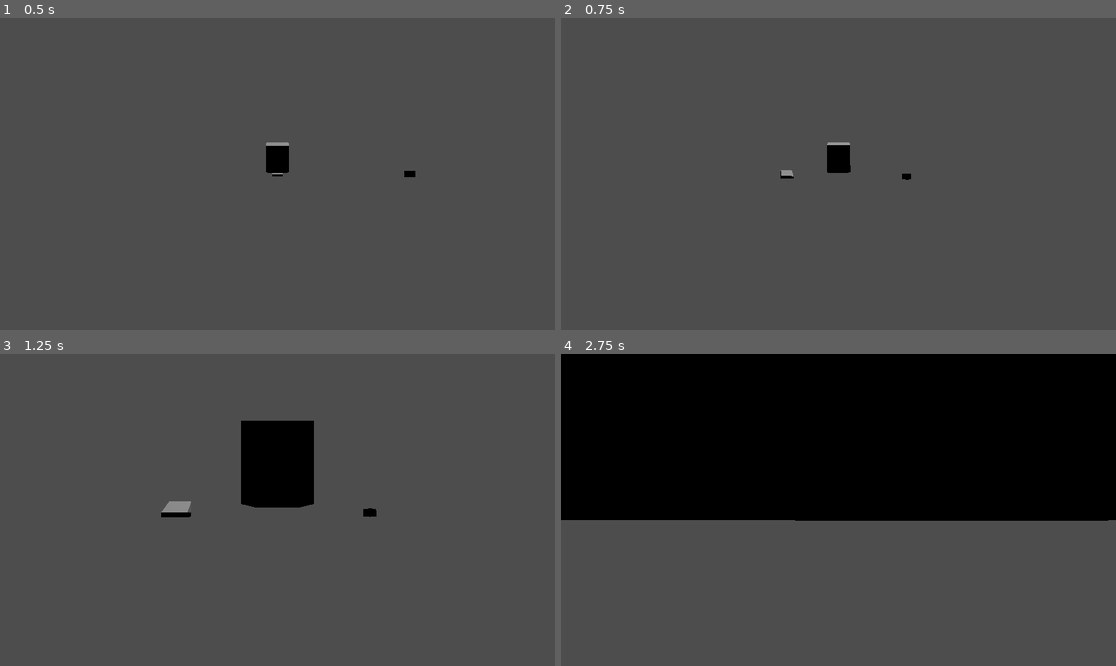
Above: before the commit, frames 1-4 (two rows, left to right).
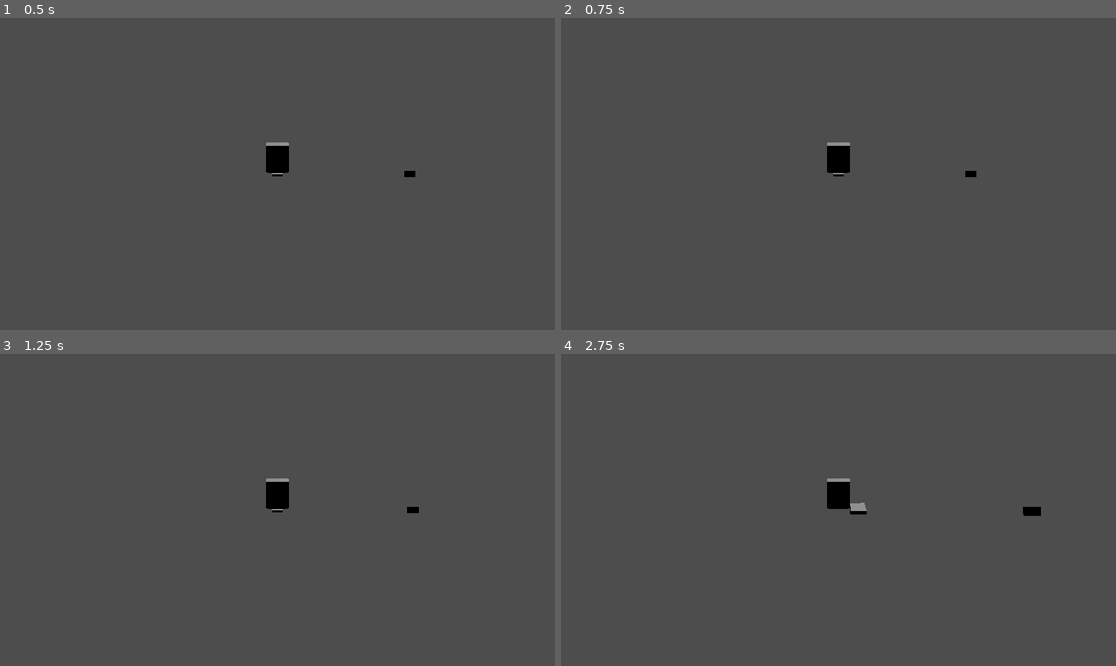
Above: after the commit, the same moments.

Repository: briakitten/TonyDogsProToycar
Game: Godot game, scene res://demo_and_test/initial_car_test.tscn
Two runs of this game, one before a commit and one after it. Both use one fixed random seed, a clock stepped at 60 frames per second and the inputs below. Before the commit the project has no main scene; this scene is started directly in both runs.
Inputs (mouse positions are in pixels of both pictures, inside the frame that each line leads up to):
- Up to frame 1 (0.5 s): no input
- Up to frame 2 (0.75 s): tap Enter at 0.5 s; move the mouse to (866, 174) at 0.52 s; press the mouse at (866, 174) at 0.53 s; hold W (move_forward) from 0.53 s (still down)
- Up to frame 3 (1.25 s): keep holding W (move_forward)
- Up to frame 4 (2.75 s): keep holding W (move_forward); move the mouse to (810, 510) at 1.27 s; release the mouse at (810, 510) at 1.28 s; click (810, 510) at 1.35 s; move the mouse to (849, 503) at 2.02 s; press the mouse at (849, 503) at 2.03 s

Frame 1 is identical in both runs. In frame 2, 0.2% of the frame differs, in the area x 39-75%, y 40-52%; in frame 3, 3.7%; in frame 4, 53%, in the area x 0-100%, y 0-54%.

Commit message:
rework car controller, add weight, brake, decel

Diff:
--- a/car/car.gd
+++ b/car/car.gd
@@ -1,11 +1,13 @@
 extends CharacterBody3D
 
-@export var speed = 10.0
-@export var rotation_speed = 30
-@export_range(0.0, 1.0, .001) var mouse_cam_sensitivity = 0.005
-@export_range(0.0, 1.0, .01) var joystick_cam_sensitivity = 0.1
-@export_range(-90.0, 0.0, 0.1, "radians_as_degrees") var cam_min_vert = -PI/2
-@export_range(0.0, 90.0, 0.1, "radians_as_degrees") var cam_max_vert = PI/4
+@export_range(1.0, 100.0, 0.5) var speed = 10.0
+@export_range(0.0, 100.0, 1) var weight = 81.0
+@export_range(1.0, 100.0, 0.5) var brake = 27.5
+@export_range(1.0, 100.0, 0.5) var decel = 6.5
+@export_range(0.001, 10.0, 0.001) var rotation_speed = 10.0
+@export_range(0.0, 1.0, 0.01) var joystick_cam_sensitivity = 0.01
+@export_range(-90.0, 0.0, 0.1, "radians_as_degrees") var cam_max_vert = -PI/2
+@export_range(0.0, 90.0, 0.1, "radians_as_degrees") var cam_min_vert = PI/4
 
 @onready var cam_arm = %CamSpringArm
 
@@ -16,50 +18,58 @@
     Input.set_mouse_mode(Input.MOUSE_MODE_CAPTURED)
 
 
-func _ready():
-    _capture_mouse()
-
-
-func _update_cam_rotation(event: InputEvent):
-    if !Input.get_mouse_mode() == Input.MOUSE_MODE_CAPTURED: return
-    if event is InputEventMouseMotion:
-        # rotation around Y
-        cam_arm.rotation.y -= event.relative.x * mouse_cam_sensitivity
-        cam_arm.rotation.y = wrapf(cam_arm.rotation.y, 0.0, TAU)
-        # rotation around X
-        cam_arm.rotation.x -= event.relative.y * mouse_cam_sensitivity
-        cam_arm.rotation.x = clamp(cam_arm.rotation.x, cam_min_vert, cam_max_vert)
-
-
-func _unhandled_input(event: InputEvent):
-    _update_cam_rotation(event)
-
-
-func _update_joy_direction():
-    var _joy_input_direction = Input.get_vector("look_left", "look_right", "look_up", "look_down")
-    cam_arm.rotate_y(-_joy_input_direction.y * joystick_cam_sensitivity)
-    cam_arm.rotate_x(-_joy_input_direction.x * joystick_cam_sensitivity)
+# func _ready():
+#     _capture_mouse()
 
 
 func _process(_delta: float) -> void:
     cam_arm.global_position = global_position
 
 
+func _update_cam_rotation_from_mouse(event: InputEvent):
+    if not Input.get_mouse_mode() == Input.MOUSE_MODE_CAPTURED: return
+    if event is InputEventMouseMotion:
+        # rotation around Y
+        cam_arm.rotation.y -= event.relative.x * (rotation_speed * .0001)
+        cam_arm.rotation.y = wrapf(cam_arm.rotation.y, 0.0, TAU)
+        # rotation around X
+        cam_arm.rotation.x -= event.relative.y * (rotation_speed * .0001)
+        cam_arm.rotation.x = clamp(cam_arm.rotation.x, cam_max_vert, cam_min_vert)
+
+
+func _unhandled_input(event: InputEvent):
+    if event.is_action_pressed("capture_mouse") and not Input.get_mouse_mode() == Input.MOUSE_MODE_CAPTURED:
+        _capture_mouse()
+    if Input.get_mouse_mode() != Input.MOUSE_MODE_CAPTURED: return
+    _update_cam_rotation_from_mouse(event)
+
+
+func _update_cam_rotation_from_joy():
+    var _joy_input_direction = Input.get_vector("look_left", "look_right", "look_up", "look_down")
+    cam_arm.rotate_y(-_joy_input_direction.y * joystick_cam_sensitivity)
+    cam_arm.rotate_x(-_joy_input_direction.x * joystick_cam_sensitivity)
+
+
 func _physics_process(delta):
-    _update_joy_direction()
+    _update_cam_rotation_from_joy()
 
     # movement
+    var is_brake_pressed = Input.is_action_pressed("brake")
     var input_dir = Input.get_vector("move_left", "move_right", "move_forward", "move_backwards")
     var direction = Vector3(input_dir.x, 0, input_dir.y).normalized()
     direction = direction.rotated(Vector3.UP, cam_arm.global_rotation.y)
+    var rot_y_lerped = lerp_angle(rotation.y, atan2(-direction.x, -direction.z), rotation_speed * delta)
+    direction = direction.rotated(Vector3.UP, rot_y_lerped - rotation.y)
     if not is_on_floor():
         velocity.y -= gravity * delta
-    if direction:
-        velocity.x = direction.x * speed
-        velocity.z = direction.z * speed
-        var rot_y_lerped = lerp_angle(rotation.y, atan2(-direction.x, -direction.z), rotation_speed * delta)
+    if is_brake_pressed:
+        velocity.x = move_toward(velocity.x, 0, brake * delta * weight / 100.0)
+        velocity.z = move_toward(velocity.z, 0, brake * delta * weight / 100.0)
+    elif direction:
+        velocity.x = move_toward(velocity.x, direction.x * speed, (100.0 - weight) * delta)
+        velocity.z = move_toward(velocity.z, direction.z * speed, (100.0 - weight) * delta)
         rotation.y = rot_y_lerped
     else:
-        velocity.x = move_toward(velocity.x, 0, speed)
-        velocity.z = move_toward(velocity.z, 0, speed)
+        velocity.x = move_toward(velocity.x, 0, decel * delta * weight / 100.0)
+        velocity.z = move_toward(velocity.z, 0, decel * delta * weight / 100.0)
     move_and_slide()
--- a/car/car.tscn
+++ b/car/car.tscn
@@ -9,6 +9,7 @@
 
 [node name="Car" type="CharacterBody3D"]
 script = ExtResource("1_2gitb")
+rotation_speed = 0.1
 
 [node name="GreyBoxCar" type="CSGBox3D" parent="."]
 unique_name_in_owner = true
--- a/demo_and_test/initial_car_test.tscn
+++ b/demo_and_test/initial_car_test.tscn
@@ -21,7 +21,8 @@
 shadow_enabled = true
 
 [node name="PlayerController" parent="." instance=ExtResource("1_xb73n")]
-rotation_speed = 15
+weight = 97.0
+rotation_speed = 10.0
 
 [node name="ground" type="StaticBody3D" parent="."]
 transform = Transform3D(1, 0, 0, 0, 1, 0, 0, 0, 1, 0, -0.1, 0)
--- a/project.godot
+++ b/project.godot
@@ -11,6 +11,7 @@
 [application]
 
 config/name="Toby Dog Jam Game"
+run/main_scene="uid://x73rqwlu21c7"
 config/features=PackedStringArray("4.4", "GL Compatibility")
 config/icon="res://icon.svg"
 
@@ -39,21 +40,35 @@
 move_left={
 "deadzone": 0.2,
 "events": [Object(InputEventKey,"resource_local_to_scene":false,"resource_name":"","device":-1,"window_id":0,"alt_press …(191 unchanged characters)…
+, Object(InputEventJoypadMotion,"resource_local_to_scene":false,"resource_name":"","device":-1,"axis":0,"axis_value":-1.0,"script":null)
 ]
 }
 move_right={
 "deadzone": 0.2,
 "events": [Object(InputEventKey,"resource_local_to_scene":false,"resource_name":"","device":-1,"window_id":0,"alt_press …(192 unchanged characters)…
+, Object(InputEventJoypadMotion,"resource_local_to_scene":false,"resource_name":"","device":-1,"axis":0,"axis_value":1.0,"script":null)
 ]
 }
 move_forward={
 "deadzone": 0.2,
 "events": [Object(InputEventKey,"resource_local_to_scene":false,"resource_name":"","device":-1,"window_id":0,"alt_press …(192 unchanged characters)…
+, Object(InputEventJoypadMotion,"resource_local_to_scene":false,"resource_name":"","device":-1,"axis":1,"axis_value":-1.0,"script":null)
 ]
 }
 move_backwards={
 "deadzone": 0.2,
 "events": [Object(InputEventKey,"resource_local_to_scene":false,"resource_name":"","device":-1,"window_id":0,"alt_press …(192 unchanged characters)…
+, Object(InputEventJoypadMotion,"resource_local_to_scene":false,"resource_name":"","device":-1,"axis":1,"axis_value":1.0,"script":null)
+]
+}
+brake={
+"deadzone": 0.2,
+"events": [Object(InputEventKey,"resource_local_to_scene":false,"resource_name":"","device":-1,"window_id":0,"alt_pressed":false,"shift_pressed":false,"ctrl_pressed":false,"meta_pressed":false,"pressed":false,"keycode":0,"physical_keycode":32,"key_label":0,"unicode":32,"location":0,"echo":false,"script":null)
+]
+}
+capture_mouse={
+"deadzone": 0.2,
+"events": [Object(InputEventMouseButton,"resource_local_to_scene":false,"resource_name":"","device":-1,"window_id":0,"alt_pressed":false,"shift_pressed":false,"ctrl_pressed":false,"meta_pressed":false,"button_mask":1,"position":Vector2(54, 26),"global_position":Vector2(63, 74),"factor":1.0,"button_index":1,"canceled":false,"pressed":true,"double_click":false,"script":null)
 ]
 }
 
Not shown, added: export_presets.cfg
